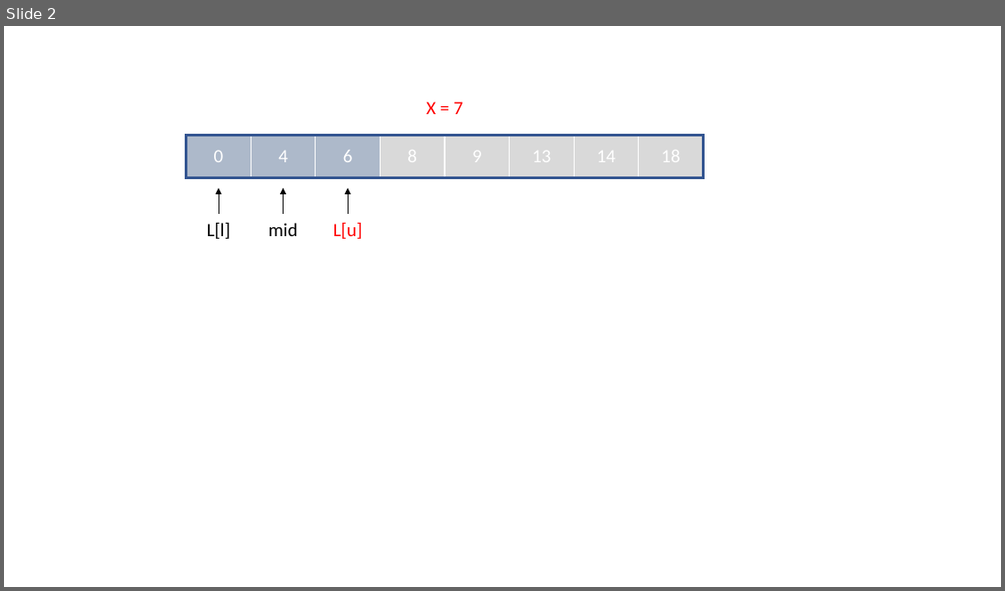
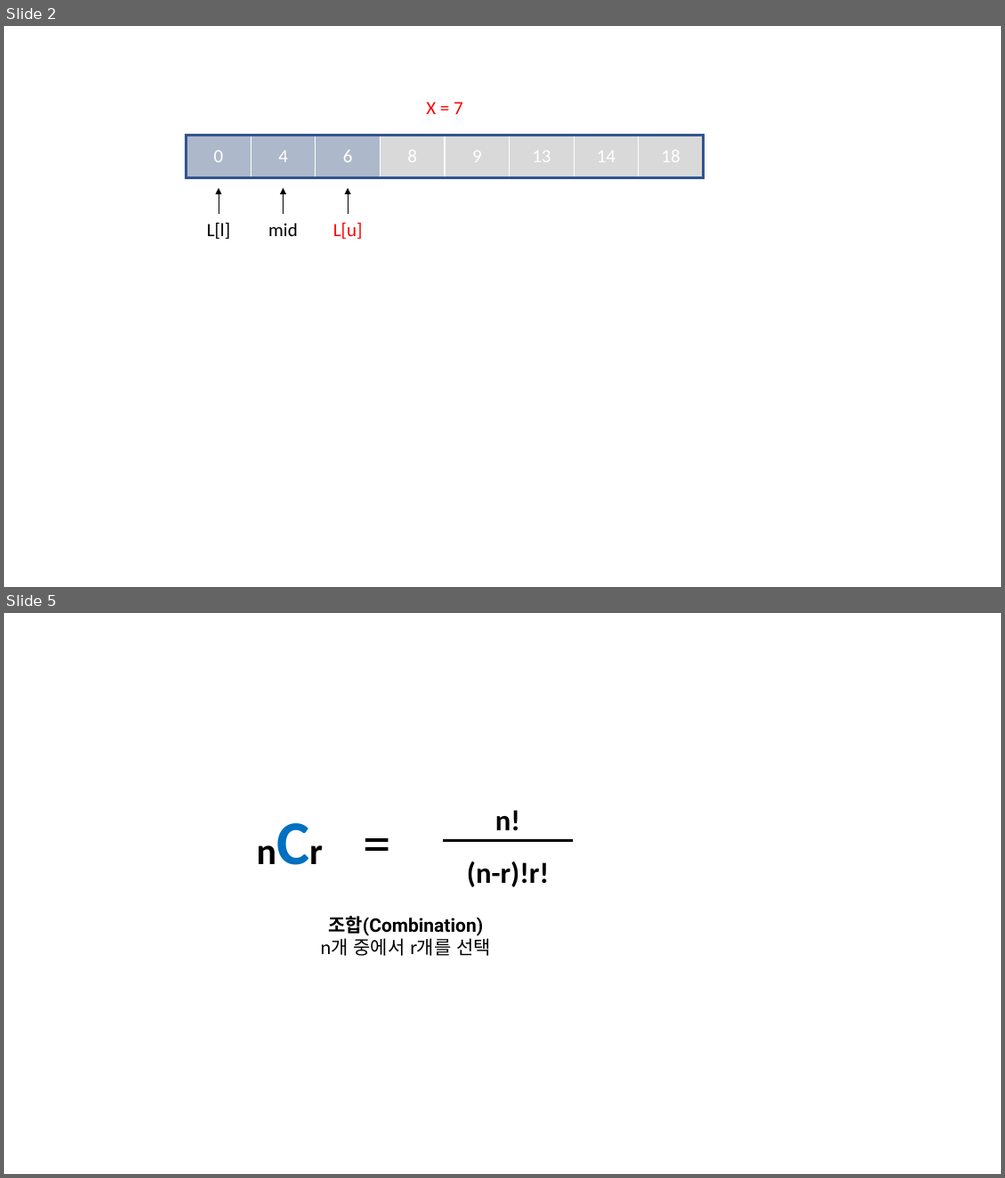
Before and after one commit to Han-Joon-Hyeok/TIL, a slide deck: Data_Structure/py_ds/images/images.pptx. Shown one above the other, each under a label of ours: slide 2 before the commit, slides 2 and 5 after it; the slides between them are not shown. The pictures are 1005x591 and 1005x1178 pixels, drawn with LibreOffice and Linux fonts; fonts in the diff are those of the drawing. Boxes give left, top, right and bottom in pixels: in the first picture for what was removed or moved away, otherwise in the second. Text is boxed around its words. In the diff, an @@ line names an element or a change of style, - is before the commit and + after.

Commit message:
Docs : Part5 재귀함수로 조합 구현하기 내용 추가

```diff
--- a/Data_Structure/py_ds/images/images.pptx
+++ b/Data_Structure/py_ds/images/images.pptx
@@ slide 5 added at [4,613,1001,1174], background #FFFFFF @@
@@ group added at [239,799,573,887]: 4 texts, 1 line @@
+nCr
+=
+n!
+(n-r)!r!
@@ text added at [321,916,491,956], 18 pt, text #000000, bold @@
+조합(Combination)
+n개 중에서 r개를 선택
```
Also in this commit, not shown: 5 other slides added, 7 other files.
